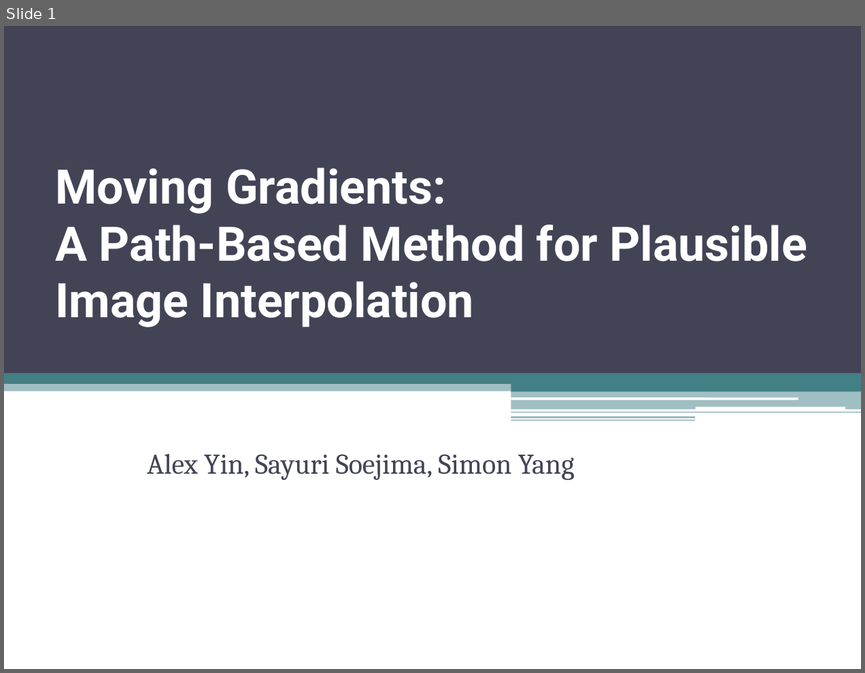
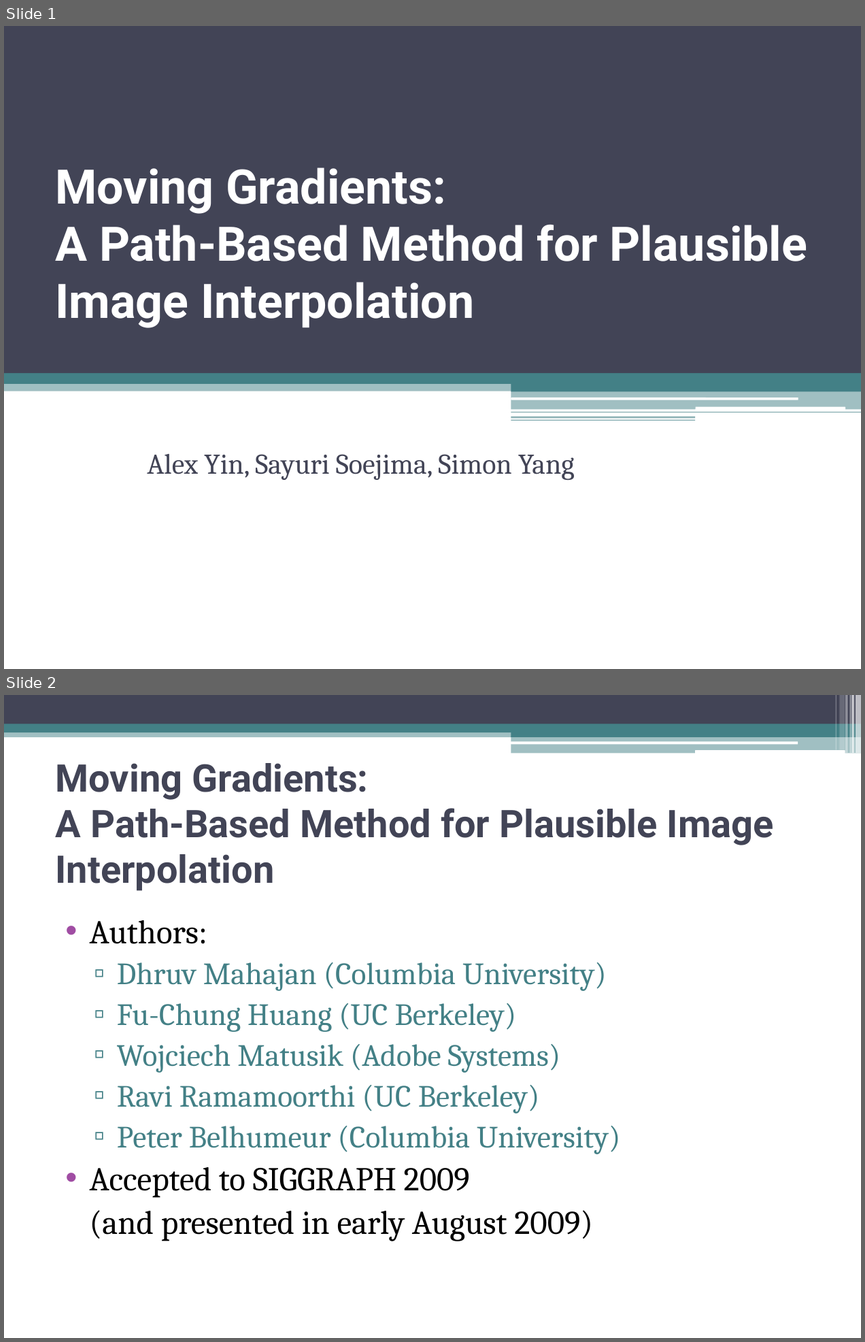
Before and after one commit to tmp0910/hmcinterpolation, a slide deck: FinalPresentation.ppt. Shown one above the other, each under a label of ours: slide 1 before the commit, slides 1 and 2 after it. The pictures are 865x673 and 865x1342 pixels, drawn with LibreOffice and Linux fonts; fonts in the diff are those of the drawing. Boxes give left, top, right and bottom in pixels: in the first picture for what was removed or moved away, otherwise in the second. Text is boxed around its words. In the diff, an @@ line names an element or a change of style, - is before the commit and + after.

```diff
--- a/FinalPresentation.ppt
+++ b/FinalPresentation.ppt
@@ slide 2 added at (x1=4, y1=695, x2=861, y2=1338), background #FFFFFF @@
@@ rectangle added at (x1=4, y1=695, x2=861, y2=724), fill #424456 @@
@@ rectangle added at (x1=835, y1=695, x2=836, y2=750), fill #FFFFFF at 30% opacity @@
@@ rectangle added at (x1=839, y1=695, x2=844, y2=750), fill #FFFFFF at 20% opacity @@
@@ rectangle added at (x1=845, y1=695, x2=848, y2=753), fill #FFFFFF at 40% opacity @@
@@ rectangle added at (x1=850, y1=695, x2=851, y2=753), fill #FFFFFF at 60% opacity @@
@@ rectangle added at (x1=851, y1=695, x2=854, y2=753), fill #FFFFFF at 65% opacity @@
@@ rectangle added at (x1=855, y1=695, x2=861, y2=753), fill #FFFFFF at 65% opacity @@
@@ rectangle added at (x1=4, y1=729, x2=861, y2=737), fill #438086 at 50% opacity @@
@@ rectangle added at (x1=4, y1=724, x2=861, y2=732), fill #438086 @@
@@ rectangle added at (x1=511, y1=728, x2=861, y2=737), fill #438086 @@
@@ rounded rectangle added at (x1=511, y1=741, x2=798, y2=744), fill #FFFFFF @@
@@ rectangle added at (x1=511, y1=736, x2=861, y2=753), fill #438086 at 50% opacity @@
@@ rounded rectangle added at (x1=695, y1=750, x2=844, y2=753), fill #FFFFFF @@
@@ title added at (x1=56, y1=763, x2=774, y2=891), 32 pt, text #424456, bold @@
+Moving Gradients:
+A Path-Based Method for Plausible Image Interpolation
@@ text added at (x1=90, y1=920, x2=620, y2=1241), 26 pt, text #438086 @@
+• Authors:
+  ▫ Dhruv Mahajan (Columbia University)
+  ▫ Fu-Chung Huang (UC Berkeley)
+  ▫ Wojciech Matusik (Adobe Systems)
+  ▫ Ravi Ramamoorthi (UC Berkeley)
+  ▫ Peter Belhumeur (Columbia University)
+• Accepted to SIGGRAPH 2009
+(and presented in early August 2009)
```
Also in this commit, not shown: 1 slide changed, 6 other slides added, 3 slides removed.
